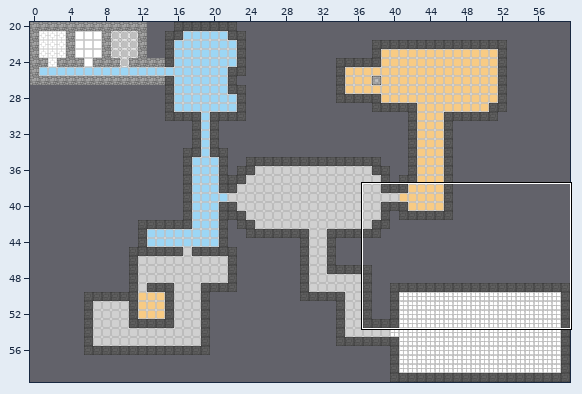
Two states of a Tiled map, AbstractGame/android/assets/maps/Map.tmx. The first picture is a wide view before the edit; the outline marks the close-up.
Close-up. First the earlier version:
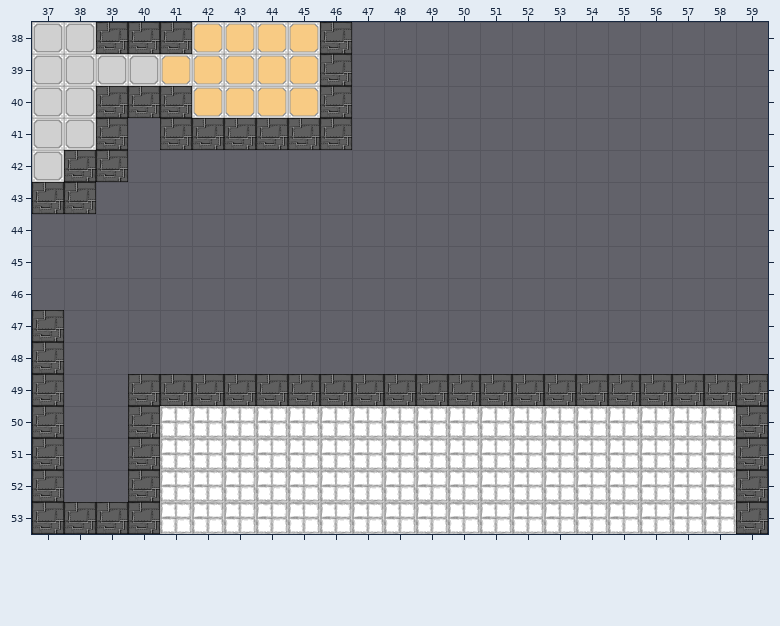
Cells are 64x64 px. Shown: x 37..59, y 38..53. The commit also changed other parts of the map, which this record leaves out.
The result:
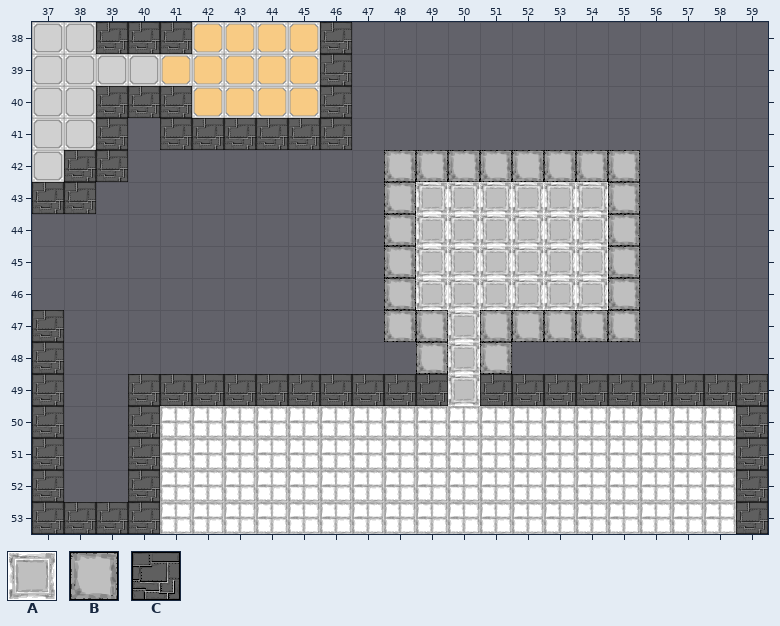
Key: from "Tiles": A 4, B 7, C 8.
_ is an empty cell.
Diff:
{"where": "layer \"Tiles\""}
{"y":42,"x":48,"old":"________","new":"BBBBBBBB"}
{"y":43,"x":48,"old":"________","new":"BAAAAAAB"}
{"y":44,"x":48,"old":"________","new":"BAAAAAAB"}
{"y":45,"x":48,"old":"________","new":"BAAAAAAB"}
{"y":46,"x":48,"old":"________","new":"BAAAAAAB"}
{"y":47,"x":48,"old":"________","new":"BBABBBBB"}
{"y":48,"x":49,"old":"___","new":"BAB"}
{"y":49,"x":50,"old":"C","new":"A"}
{"label":"changed","picture_box":[384,150,640,406]}
